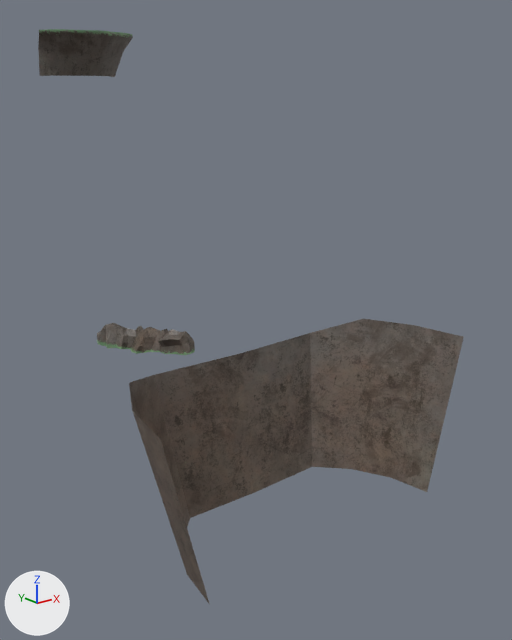
What one commit did to the FBX model Assets/Graphics/Models/BackGround/BgMD_island01_02.fbx.
Camera for both pictures: a 50 mm camera at (-173.0, -322.0, 146.0) aimed at (13.0, -89.0, 53.0). Arrows for +X, +Y and +Z are at lower left; the lights stay in place. The first picture is the older version. Where no turn or scale is listed for an object, it has been applied to the vertices.

Names of what the first picture shows: 'island01_02_1', 'island01_02_2', 'island01_02_3', 'island01_02_4', 'island01_02_5'.
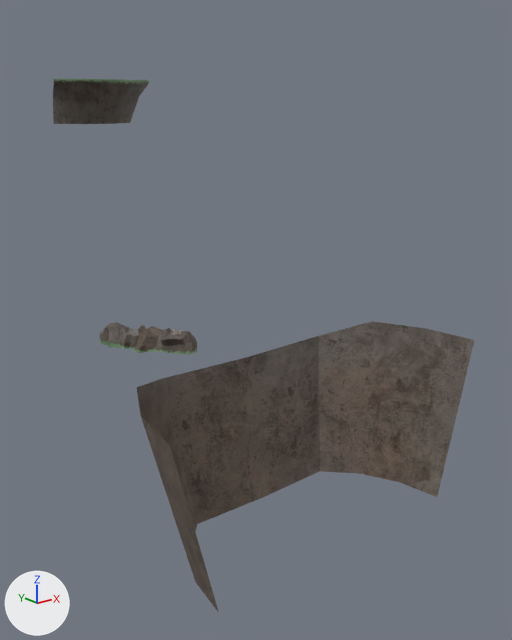
Boxes [x1, y1, x2, y2] around the edits, measured in the pictures (512 x 640 px):
```json
{"object": "island01_02_1", "change": "moved", "before": [129, 319, 464, 604], "after": [137, 321, 474, 613]}
{"object": "island01_02_2", "change": "deleted", "before": [38, 29, 133, 77]}
{"object": "island01_02_5_2", "change": "added", "after": [53, 79, 149, 124]}
```

The change, as JSON lines over the scene's bpy script:
```json
{"block": "me_mesh", "where": "# used by ob_island01_02_1; location = (-10.9, -135.9, 22.2)"}
{"op": "remove", "block": "me_mesh", "code": "me_mesh.from_pydata(...)  # 18 vertices, 8 faces; spans x -70.3..72.2, y -27.6..28.5, z -32.7..31.9"}
{"op": "add", "block": "me_mesh", "code": "me_mesh.from_pydata(...)  # 18 vertices, 8 faces; spans x -81.2..61.2, y -168.6..-112.5, z -10.5..54.2"}
{"block": "me_mesh", "change": "me_mesh part 1: the whole mesh is moved by (-10.9, -141.0, 22.2)"}
{"op": "add", "block": "me_mesh_001_1", "code": ["me_mesh_001_1 = bpy.data.meshes.new('Mesh.001')", "me_mesh_001_1.from_pydata(...)  # 52 vertices, 36 faces; spans x -25.1..25.3, y 1.9..32.3, z 133.5..154.6", "me_mesh_001_1.materials.append(mat_bgmi_island01_02)  # picture img_bgtx_island01_02_base_color_tga"]}
{"op": "set", "path": "ob_island01_02_1.location", "old": "(-10.9, -135.9, 22.2)", "new": "(0.0, 0.0, 0.0)"}
{"op": "remove", "block": "ob_island01_02_2", "code": ["ob_island01_02_2 = bpy.data.objects.new('island01_02_2', me_mesh_001)", "ob_island01_02_2.location = (3.2, 37.7, 161.9)"]}
{"op": "add", "block": "ob_island01_02_5_2", "code": ["ob_island01_02_5_2 = bpy.data.objects.new('island01_02_5_2', me_mesh_001_1)", "ob_island01_02_5_2.location = (0.0, 0.0, 0.0)"]}
```
